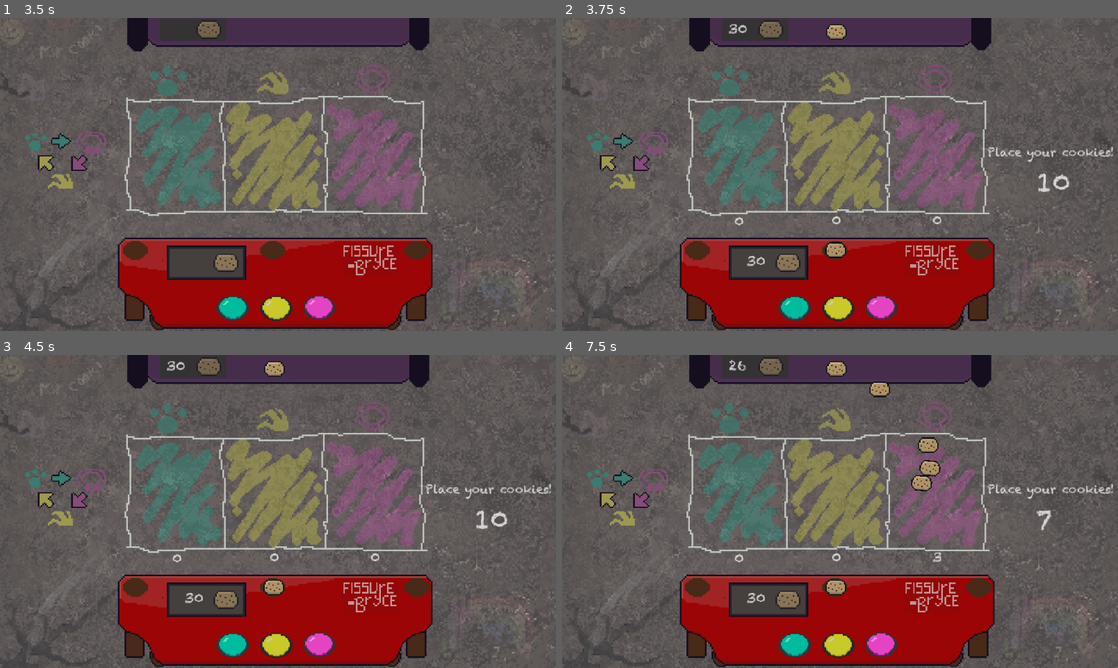
Above: before the commit, frames 1-4 (two rows, left to right).
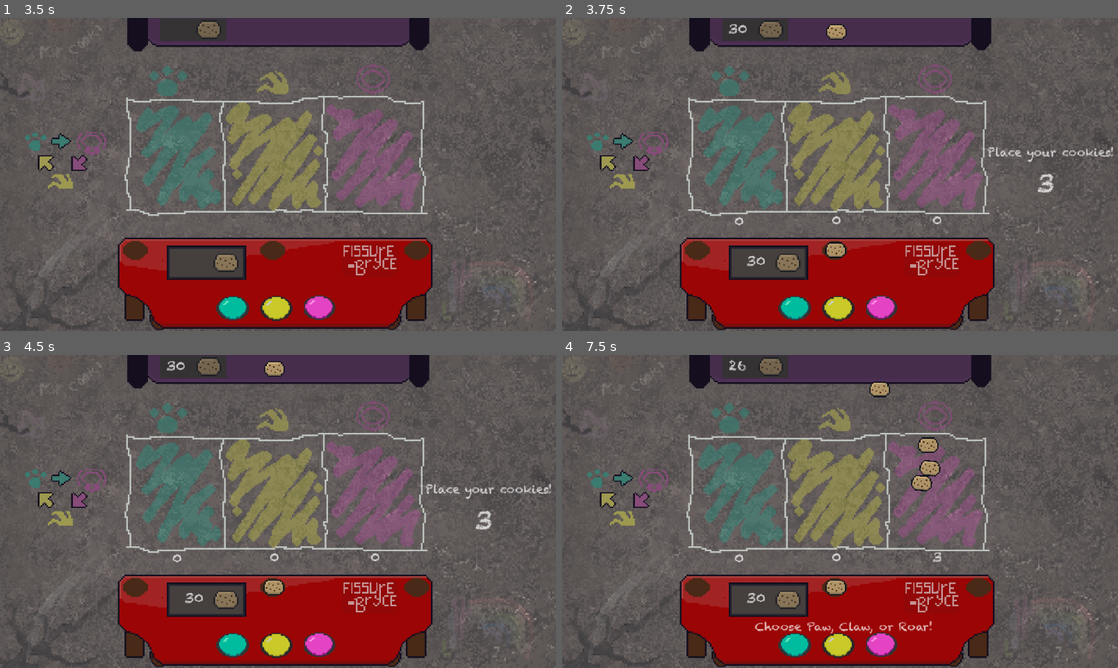
Above: after the commit, the same moments.

Repository: Sooshimi/golden-biscuit
Game: Godot game, scene res://scenes/battle_screen.tscn
Same seed, same stepped clock (60 frames per second), same inputs: the game is played once before the commit and once after it.
Inputs (mouse positions are in pixels of both pictures, inside the frame that each line leads up to):
- Up to frame 1 (3.5 s): click "Start Game" at 0.5 s; move the mouse to (400, 158) at 1.27 s; click (400, 158) at 1.35 s; move the mouse to (166, 190) at 2.02 s; click (166, 190) at 2.1 s; move the mouse to (333, 105) at 2.77 s; click (333, 105) at 2.85 s
- Up to frame 2 (3.75 s): tap Enter at 3.5 s; move the mouse to (812, 237) at 3.52 s; click (812, 237) at 3.6 s
- Up to frame 3 (4.5 s): tap Space at 4.25 s; move the mouse to (272, 586) at 4.27 s; click (272, 586) at 4.35 s
- Up to frame 4 (7.5 s): move the mouse to (867, 408) at 5.02 s; click (867, 408) at 5.1 s; move the mouse to (834, 367) at 5.77 s; click (834, 367) at 5.85 s; move the mouse to (851, 380) at 6.52 s; click (851, 380) at 6.6 s; move the mouse to (845, 373) at 7.27 s; click (845, 373) at 7.35 s

Frame 1 is identical in both runs. In frame 2, 0.2% of the frame differs, in the area x 85-92%, y 49-56%; in frame 3, 0.2%; in frame 4, 0.9%, in the area x 34-100%, y 2-90%.

Commit message:
fix min bet

Diff:
--- a/scenes/battle_screen.tscn
+++ b/scenes/battle_screen.tscn
@@ -403,7 +403,7 @@
 text = "Choose Paw, Claw, or Roar!"
 
 [node name="BetPhaseTimer" type="Timer" parent="."]
-wait_time = 10.0
+wait_time = 3.0
 one_shot = true
 
 [node name="ResultTimer" type="Timer" parent="."]
--- a/scripts/battle_screen/battle_screen.gd
+++ b/scripts/battle_screen/battle_screen.gd
@@ -417,10 +417,10 @@
 
 func _on_result_timer_timeout() -> void:
 	PhaseManager.current_state = 0
+	player_thrown_cookies_counter = 0
 	print("Current Phase: ", PhaseManager.current_state, " - result timer time out")
 	player_win = false
 	enemy_win = false
-	player_thrown_cookies_counter = 0
 	bet_phase_label.text = "Place your cookies!"
 	disable_buttons(false)
 	cookie_collect_trigger = false
@@ -486,7 +486,8 @@
 				$LoseSound.play()
 
 	# MINIMUM BET WITH PENALTY
-	if player_thrown_cookies_counter <= minimum_bet and Global.player_total_cookies > minimum_bet:
+	if player_thrown_cookies_counter < minimum_bet and Global.player_total_cookies > minimum_bet:
+		print(player_thrown_cookies_counter)
 		Global.player_total_cookies -= minimum_bet_penalty
 		$BetPenalty.show()
 		update_score()
